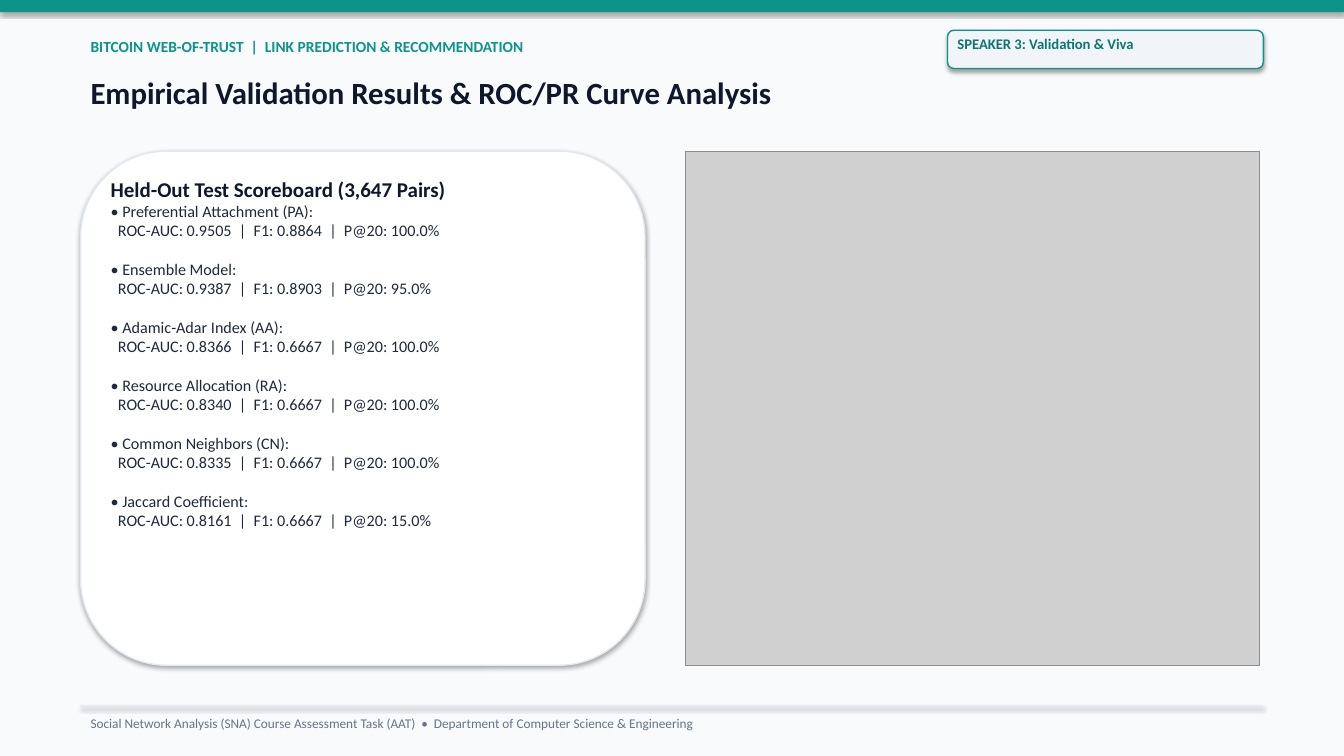
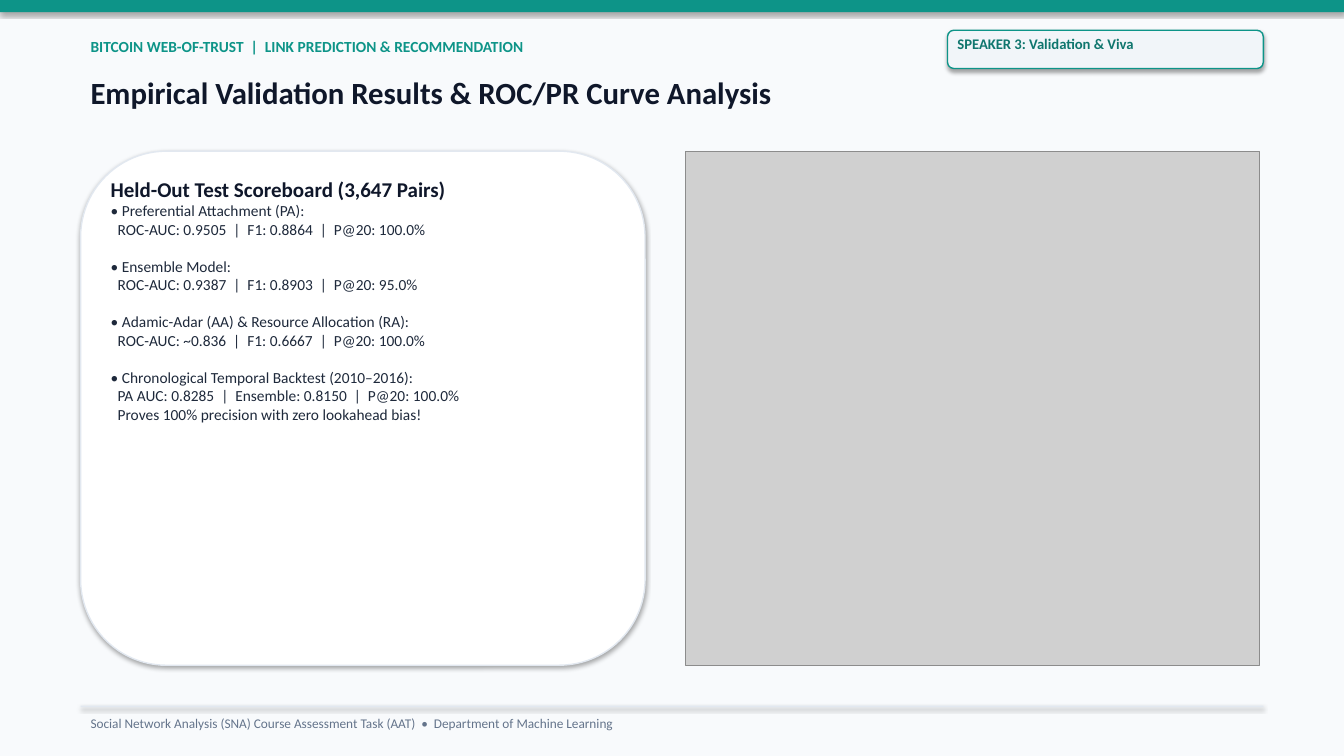
Before and after one commit to Lion4467cat/bitcoin-trust-link-prediction, a slide deck: slide 10 of slides/link_prediction_presentation.pptx. Drawn at 1344x756 pixels with LibreOffice and Linux fonts; fonts in the diff are those of the drawing; grey boxes stand for pictures. Boxes give left, top, right and bottom in pixels: in the first picture for what was removed or moved away, otherwise in the second. Text is boxed around its words. In the diff, an @@ line names an element or a change of style, - is before the commit and + after.

Commit message:
Add Temporal Backtesting, XAI Feature Attribution, Degree Assortativity Mixing, and Department of Machine Learning branding

```diff
--- a/slides/link_prediction_presentation.pptx
+++ b/slides/link_prediction_presentation.pptx
@@ text at (118, 205, 459, 423): text changed; size 11.5 to 11 pt @@
-• Preferential Attachment (PA):
-ROC-AUC: 0.9505 | F1: 0.8864 | P@20: 100.0%
-• Ensemble Model:
-ROC-AUC: 0.9387 | F1: 0.8903 | P@20: 95.0%
-• Adamic-Adar Index (AA):
-ROC-AUC: 0.8366 | F1: 0.6667 | P@20: 100.0%
-• Resource Allocation (RA):
-ROC-AUC: 0.8340 | F1: 0.6667 | P@20: 100.0%
-• Common Neighbors (CN):
-ROC-AUC: 0.8335 | F1: 0.6667 | P@20: 100.0%
-• Jaccard Coefficient:
-ROC-AUC: 0.8161 | F1: 0.6667 | P@20: 15.0%
+• Preferential Attachment (PA):
+ROC-AUC: 0.9505 | F1: 0.8864 | P@20: 100.0%
+• Ensemble Model:
+ROC-AUC: 0.9387 | F1: 0.8903 | P@20: 95.0%
+• Adamic-Adar (AA) & Resource Allocation (RA):
+ROC-AUC: ~0.836 | F1: 0.6667 | P@20: 100.0%
+• Chronological Temporal Backtest (2010–2016):
+PA AUC: 0.8285 | Ensemble: 0.8150 | P@20: 100.0%
+Proves 100% precision with zero lookahead bias!
@@ text at (91, 718, 612, 730): text changed @@
-Social Network Analysis (SNA) Course Assessment Task (AAT) • Department of Computer Science & Engineering
+Social Network Analysis (SNA) Course Assessment Task (AAT) • Department of Machine Learning
```
Also in this commit, not shown: 12 other slides changed, 27 other files.
